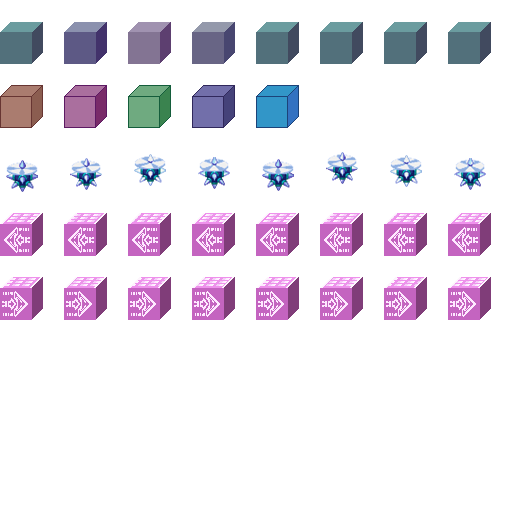
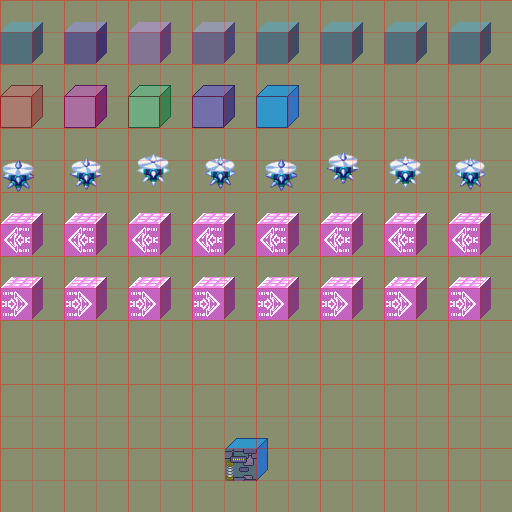
Revision of a layered 512 x 512 image; what changed, layer by layer:
showed "grid32" over [0, 0, 512, 512]
showed "grid64" over [0, 0, 512, 512]
painted on "Tiles" over [2, 152, 422, 192]
added layer "tile prueba" above "Layer 1" over [225, 438, 268, 481]
showed "Layer 1" over [0, 0, 512, 512]
